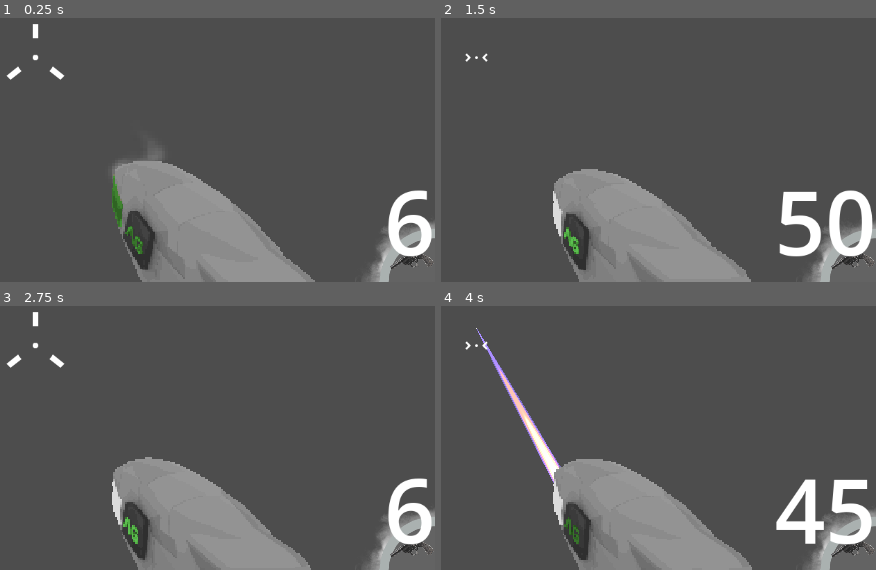
Above: before the commit, frames 1-4 (two rows, left to right).
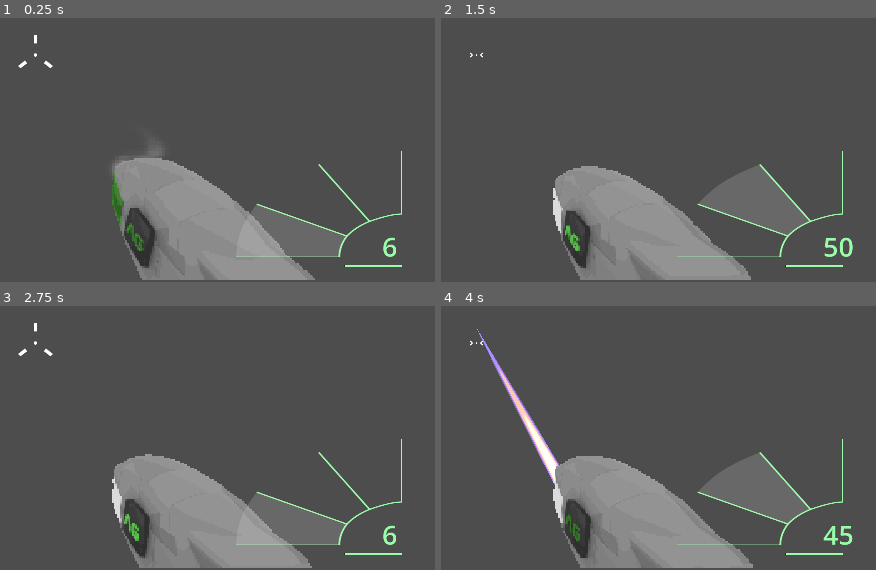
Above: after the commit, the same moments.

Repository: Titancki/roguelite-fps
Game: Godot game, scene res://entities/player/player.tscn
Same seed, same stepped clock (60 frames per second), same inputs: the game is played once before the commit and once after it. This scene is started directly instead of the project's main scene. Sound files missing from this copy of the repository are replaced by a short silence.
Inputs (mouse positions are in pixels of both pictures, inside the frame that each line leads up to):
- Up to frame 1 (0.25 s): no input
- Up to frame 2 (1.5 s): tap Enter at 0.5 s; move the mouse to (519, 54) at 0.52 s; hold W (up) from 0.53 s (still down); tap Mouse wheel down (scroll_down) at 0.6 s; tap Space (jump) at 0.77, 1.25 s; tap Mouse wheel up (scroll_up) at 0.8, 1.35 s; move the mouse to (outside the picture) at 1.27 s
- Up to frame 3 (2.75 s): keep holding W (up); tap Space (jump) at 1.52 s; tap Mouse wheel down (scroll_down) at 1.55, 2.1 s; move the mouse to (56, 337) at 2.02 s; tap Mouse wheel up (scroll_up) at 2.3 s
- Up to frame 4 (4 s): keep holding W (up); tap Enter at 2.75 s; move the mouse to (467, 353) at 2.77 s; tap Mouse wheel up (scroll_up) at 2.85, 3.8 s; tap Space (jump) at 3.02, 3.77 s; tap Mouse wheel down (scroll_down) at 3.05 s; move the mouse to (536, 350) at 3.52 s; press the mouse at (536, 350) at 3.53 s

The runs differ from the first frame. In frame 1, 7.0% of the frame differs, in the area x 1-100%, y 2-100%; in frame 2, 8.5%; in frame 3, 7.2%; in frame 4, 8.6%, in the area x 5-100%, y 8-100%.

Commit message:
fix scaling feat  weapon ui

Diff:
--- a/entities/player/player.gd
+++ b/entities/player/player.gd
@@ -22,6 +22,7 @@
 	# Example weapon setup
 	current_weapon = weapon_inventory.weapon_list[0]  # Load an example weapon
 	current_gun_ammo = current_weapon.max_ammo
+
 
 func _physics_process(delta: float) -> void:
 	if $UI.is_paused:
@@ -66,9 +67,11 @@
 	if Input.is_action_just_pressed("scroll_up"):
 		current_weapon = weapon_inventory.weapon_list[(weapon_inventory.weapon_list.find(current_weapon) + 1) % weapon_count]
 		current_gun_ammo = current_weapon.max_ammo
+		$UI.scroll_weapon_ui()
 	elif Input.is_action_just_pressed("scroll_down"):
 		current_weapon = weapon_inventory.weapon_list[(weapon_inventory.weapon_list.find(current_weapon) - 1) % weapon_count]
 		current_gun_ammo = current_weapon.max_ammo
+		$UI.scroll_weapon_ui()
 
 func _input(event):
 	if event is InputEventMouseMotion and not $UI.is_paused:
--- a/entities/player/player.tscn
+++ b/entities/player/player.tscn
@@ -1,16 +1,16 @@
-[gd_scene load_steps=52 format=3 uid="uid://ckrrkret35qkt"]
+[gd_scene load_steps=54 format=3 uid="uid://ckrrkret35qkt"]
 
 [ext_resource type="Texture2D" uid="uid://tkcwi2vx0oph" path="res://assets/sprites/crosshair102.png" id="1_fqpx8"]
 [ext_resource type="Script" path="res://entities/player/player.gd" id="1_h3c4q"]
-[ext_resource type="Texture2D" uid="uid://dsoiblpo7jqw2" path="res://assets/sprites/smoke_ring.png" id="3_i7sjb"]
 [ext_resource type="Texture2D" uid="uid://ffmfgn5xmevw" path="res://assets/sprites/crosshair031.png" id="3_navgw"]
 [ext_resource type="Texture2D" uid="uid://vtbt7exk8fxc" path="res://assets/weapons/laser_cutter/LaserCutter_BeamOvercharged_SpriteSheet.png" id="4_38jru"]
-[ext_resource type="Texture2D" uid="uid://br108y5uuhec2" path="res://assets/sprites/gun_min.png" id="4_c327g"]
 [ext_resource type="Texture2D" uid="uid://bi77hneuy1meh" path="res://assets/sprites/crosshair014.png" id="4_mwmtq"]
 [ext_resource type="Texture2D" uid="uid://dsdws7nswh1ew" path="res://assets/sprites/crosshair131.png" id="5_g187m"]
 [ext_resource type="Script" path="res://entities/player/ui.gd" id="6_p4qjh"]
 [ext_resource type="Texture2D" uid="uid://bwitmkbv1q1t0" path="res://assets/weapons/laser_cutter/hold.png" id="8_ul435"]
 [ext_resource type="PackedScene" uid="uid://cyfvnl8opkay5" path="res://ui/pause_menu.tscn" id="9_ew8xj"]
+[ext_resource type="Texture2D" uid="uid://cd81urps5xc4q" path="res://assets/sprites/ui wapon.png" id="10_b2wfp"]
+[ext_resource type="Texture2D" uid="uid://byqpa5c2j5ecc" path="res://assets/sprites/ui weapon fill1.png" id="11_7of6j"]
 
 [sub_resource type="CapsuleMesh" id="CapsuleMesh_wcpcf"]
 radius = 0.25
@@ -269,22 +269,22 @@
 "speed": 12.0
 }]
 
-[sub_resource type="StyleBoxFlat" id="StyleBoxFlat_fvqyr"]
-bg_color = Color(0.89, 0.89, 0.89, 0.14902)
-border_width_left = 8
-border_width_top = 8
-border_color = Color(0.664351, 0.692513, 0.688966, 1)
-corner_radius_top_left = 1024
-
-[sub_resource type="StyleBoxFlat" id="StyleBoxFlat_laq3y"]
-bg_color = Color(0.6, 0.6, 0.6, 0)
-border_width_left = 8
-border_width_top = 8
-border_color = Color(0.664351, 0.692513, 0.688966, 1)
-corner_radius_top_left = 1024
+[sub_resource type="StyleBoxTexture" id="StyleBoxTexture_05w45"]
+texture = ExtResource("10_b2wfp")
 
 [sub_resource type="LabelSettings" id="LabelSettings_0rhmy"]
-font_size = 128
+font_size = 64
+font_color = Color(0.603922, 0.984314, 0.662745, 1)
+
+[sub_resource type="Gradient" id="Gradient_sc7ks"]
+offsets = PackedFloat32Array(0, 0.00352113, 1)
+colors = PackedColorArray(0, 0, 0, 1, 0.603922, 0.984314, 0.662745, 1, 0.603922, 0.984314, 0.662745, 1)
+
+[sub_resource type="GradientTexture2D" id="GradientTexture2D_dm0bk"]
+gradient = SubResource("Gradient_sc7ks")
+
+[sub_resource type="StyleBoxTexture" id="StyleBoxTexture_jbt73"]
+texture = ExtResource("11_7of6j")
 
 [node name="Player" type="CharacterBody3D"]
 script = ExtResource("1_h3c4q")
@@ -323,102 +323,20 @@
 anchors_preset = 15
 anchor_right = 1.0
 anchor_bottom = 1.0
+offset_top = -6.0
+offset_bottom = -6.0
 grow_horizontal = 2
 grow_vertical = 2
 script = ExtResource("6_p4qjh")
 
 [node name="WeaponSprite" type="AnimatedSprite2D" parent="UI"]
 texture_filter = 1
-position = Vector2(575.5, 325.5)
-scale = Vector2(2.39792, 2.38889)
+scale = Vector2(4, 4)
 sprite_frames = SubResource("SpriteFrames_xfd6l")
 animation = &"overcharged"
 frame = 25
 frame_progress = 1.0
-
-[node name="Gun" type="Control" parent="UI"]
-layout_mode = 1
-anchor_left = 0.9
-anchor_top = 0.83
-anchor_right = 1.0
-anchor_bottom = 1.0
-grow_horizontal = 0
-grow_vertical = 0
-size_flags_horizontal = 3
-
-[node name="Cooldown_bar" type="TextureProgressBar" parent="UI/Gun"]
-layout_mode = 1
-anchors_preset = -1
-anchor_right = 0.5
-anchor_bottom = 0.5
-grow_horizontal = 2
-grow_vertical = 2
-scale = Vector2(4, 4)
-max_value = 1.0
-step = 0.1
-value = 1.0
-fill_mode = 5
-radial_fill_degrees = 90.0
-nine_patch_stretch = true
-texture_progress = ExtResource("3_i7sjb")
-
-[node name="Bg_panel" type="Panel" parent="UI/Gun"]
-layout_mode = 1
-anchors_preset = -1
-anchor_left = 0.3
-anchor_top = 0.3
-anchor_right = 1.0
-anchor_bottom = 1.0
-offset_left = 3.43323e-05
-offset_top = 1.14441e-05
-offset_right = 3.05176e-05
-offset_bottom = 1.52588e-05
-grow_horizontal = 2
-grow_vertical = 2
-theme_override_styles/panel = SubResource("StyleBoxFlat_fvqyr")
-
-[node name="Bg_panel2" type="Panel" parent="UI/Gun"]
-layout_mode = 1
-anchors_preset = -1
-anchor_left = 0.35
-anchor_top = 0.35
-anchor_right = 1.0
-anchor_bottom = 1.0
-offset_left = 3.43323e-05
-offset_top = 1.14441e-05
-offset_right = 3.05176e-05
-offset_bottom = 1.52588e-05
-grow_horizontal = 2
-grow_vertical = 2
-theme_override_styles/panel = SubResource("StyleBoxFlat_laq3y")
-
-[node name="NinePatchRect" type="NinePatchRect" parent="UI/Gun"]
-layout_mode = 1
-anchors_preset = -1
-anchor_left = 0.4
-anchor_top = 0.4
-anchor_right = 1.0
-anchor_bottom = 1.0
-grow_horizontal = 2
-grow_vertical = 2
-texture = ExtResource("4_c327g")
-region_rect = Rect2(-80, -568, 2000, 2000)
-axis_stretch_horizontal = 2
-axis_stretch_vertical = 2
-
-[node name="Ammo_txt" type="Label" parent="UI/Gun"]
-layout_mode = 1
-anchors_preset = 3
-anchor_left = 1.0
-anchor_top = 1.0
-anchor_right = 1.0
-anchor_bottom = 1.0
-offset_left = -73.0
-offset_top = -175.0
-grow_horizontal = 0
-grow_vertical = 0
-text = "6"
-label_settings = SubResource("LabelSettings_0rhmy")
+centered = false
 
 [node name="Reticule" type="Control" parent="UI"]
 layout_mode = 1
@@ -450,5 +368,59 @@
 visible = false
 layout_mode = 1
 
+[node name="Weaponpanel" type="Panel" parent="UI"]
+layout_mode = 1
+anchors_preset = -1
+anchor_left = 0.772
+anchor_top = 0.75
+anchor_right = 0.959
+anchor_bottom = 0.95
+offset_left = -40.0
+offset_top = -40.0
+grow_horizontal = 0
+grow_vertical = 0
+theme_override_styles/panel = SubResource("StyleBoxTexture_05w45")
+
+[node name="Ammo_txt" type="Label" parent="UI/Weaponpanel"]
+layout_mode = 1
+anchors_preset = 3
+anchor_left = 1.0
+anchor_top = 1.0
+anchor_right = 1.0
+anchor_bottom = 1.0
+offset_left = -47.968
+offset_top = -69.76
+offset_right = 25.032
+offset_bottom = 18.24
+grow_horizontal = 0
+grow_vertical = 0
+text = "6"
+label_settings = SubResource("LabelSettings_0rhmy")
+
+[node name="Cooldown_bar" type="TextureProgressBar" parent="UI/Weaponpanel"]
+layout_mode = 1
+anchors_preset = -1
+anchor_left = 0.65
+anchor_top = 1.08
+anchor_right = 1.0
+anchor_bottom = 1.1
+grow_horizontal = 0
+grow_vertical = 0
+max_value = 1.0
+step = 0.1
+value = 1.0
+radial_fill_degrees = 90.0
+nine_patch_stretch = true
+texture_progress = SubResource("GradientTexture2D_dm0bk")
+
+[node name="FillPanel" type="Panel" parent="UI/Weaponpanel"]
+layout_mode = 1
+anchors_preset = 15
+anchor_right = 1.0
+anchor_bottom = 1.0
+grow_horizontal = 2
+grow_vertical = 2
+theme_override_styles/panel = SubResource("StyleBoxTexture_jbt73")
+
 [connection signal="timeout" from="ReloadDelay" to="." method="_on_reload_delay_timeout"]
 [connection signal="animation_finished" from="UI/WeaponSprite" to="UI" method="_on_weapon_sprite_animation_finished"]
--- a/entities/player/ui.gd
+++ b/entities/player/ui.gd
@@ -2,7 +2,7 @@
 
 @onready var reload_delay : Timer = $"../ReloadDelay"
 @onready var player : CharacterBody3D = get_parent()
-@onready var gun_delay_bar := $Gun/Cooldown_bar
+@onready var gun_delay_bar := $Weaponpanel/Cooldown_bar
 @onready var pause_menu = $"Pause_menu"
 @onready	 var weapon_sprite = $WeaponSprite
 
@@ -16,7 +16,7 @@
 # Called every frame. 'delta' is the elapsed time since the previous frame.
 func _process(delta: float) -> void:
 	change_reticule()
-	$Gun/Ammo_txt.set_text(str(snapped(player.current_gun_ammo, 1)))
+	$Weaponpanel/Ammo_txt.set_text(str(snapped(player.current_gun_ammo, 1)))
 
 	if not reload_delay.is_stopped():
 		gun_delay_bar.value = 1.0 - reload_delay.time_left / reload_delay.wait_time
@@ -33,7 +33,7 @@
 		else:
 			weapon_sprite.play("hold")
 
-
+	update_to_viewport_size()
 
 func _input(event):
 	if Input.is_action_just_pressed("pause"):
@@ -72,3 +72,29 @@
 
 func _on_weapon_sprite_animation_finished() -> void:
 	can_anim_change = true
+
+func scroll_weapon_ui() -> void:
+	var weapon_index = (player.weapon_inventory.weapon_list.find(player.current_weapon) + 1) % player.weapon_inventory.weapon_list.size()
+	var panel = $Weaponpanel/FillPanel
+	print(weapon_index)
+
+	# Load the texture based on weapon index or weapon type
+	var texture_path = ""
+	match weapon_index:
+		1:
+			texture_path = "res://assets/sprites/ui weapon fill1.png"
+		2:
+			texture_path = "res://assets/sprites/ui weapon fill2.png"
+		3:
+			texture_path = "res://assets/sprites/ui weapon fill3.png"
+		_:
+			texture_path = "res://assets/sprites/ui weapon fill3.png"
+
+	var texture = load(texture_path)
+	if texture:
+		var new_stylebox = StyleBoxTexture.new()
+		new_stylebox.texture = texture
+		panel.add_theme_stylebox_override("panel", new_stylebox)
+
+func update_to_viewport_size():
+	weapon_sprite.scale = Vector2(get_viewport().size.x / 480, get_viewport().size.y / 270)
--- a/game.tscn
+++ b/game.tscn
@@ -1,11 +1,12 @@
 [gd_scene load_steps=7 format=3 uid="uid://dr6n75ne30x2a"]
 
 [ext_resource type="PackedScene" uid="uid://2yvvnxidt4wh" path="res://rooms/room_1.tscn" id="1_btmex"]
-[ext_resource type="Texture2D" uid="uid://dw2m21dyvuhsi" path="res://assets/sky_seamless_texture_5885.jpg" id="1_qmvc1"]
 [ext_resource type="PackedScene" uid="uid://ckrrkret35qkt" path="res://entities/player/player.tscn" id="2_sy2bp"]
 
+[sub_resource type="CompressedTexture2D" id="CompressedTexture2D_jbndb"]
+
 [sub_resource type="PanoramaSkyMaterial" id="PanoramaSkyMaterial_v6xh6"]
-panorama = ExtResource("1_qmvc1")
+panorama = SubResource("CompressedTexture2D_jbndb")
 
 [sub_resource type="Sky" id="Sky_h4q0y"]
 sky_material = SubResource("PanoramaSkyMaterial_v6xh6")
--- a/project.godot
+++ b/project.godot
@@ -14,6 +14,11 @@
 run/main_scene="res://game.tscn"
 config/features=PackedStringArray("4.3", "GL Compatibility")
 config/icon="res://icon.svg"
+
+[display]
+
+window/size/viewport_width=1920
+window/size/viewport_height=1080
 
 [input]
 
--- a/weapons/projectile/projectile.gd
+++ b/weapons/projectile/projectile.gd
@@ -16,5 +16,5 @@
 		queue_free()  # Remove the projectile when its lifetime ends
 
 
-func _on_area_3d_body_entered(body: Node3D) -> void:
+func _on_area_3d_body_entered(_body: Node3D) -> void:
 	queue_free()
--- a/weapons/weapon_inventory.tres
+++ b/weapons/weapon_inventory.tres
@@ -1,12 +1,11 @@
-[gd_resource type="Resource" script_class="WeaponInventory" load_steps=7 format=3 uid="uid://bpqry88e5gc0b"]
+[gd_resource type="Resource" script_class="WeaponInventory" load_steps=6 format=3 uid="uid://bpqry88e5gc0b"]
 
 [ext_resource type="Script" path="res://weapons/WeaponInventory.gd" id="1_8ev5l"]
 [ext_resource type="Script" path="res://weapons/weapon.gd" id="2_o83uv"]
 [ext_resource type="Resource" uid="uid://cue1elsyih1pe" path="res://weapons/pistol.tres" id="3_4vq1w"]
-[ext_resource type="Resource" uid="uid://5h6bwjv24bvv" path="res://weapons/smg.tres" id="4_1wmvb"]
 [ext_resource type="Resource" uid="uid://cs1as7cxdw6ji" path="res://weapons/laser_cutter.tres" id="5_hvtsd"]
 [ext_resource type="Resource" uid="uid://jb0blj2v2ydw" path="res://weapons/launcher.tres" id="6_e3kjb"]
 
 [resource]
 script = ExtResource("1_8ev5l")
-weapon_list = Array[ExtResource("2_o83uv")]([ExtResource("3_4vq1w"), ExtResource("5_hvtsd"), ExtResource("6_e3kjb"), ExtResource("4_1wmvb")])
+weapon_list = Array[ExtResource("2_o83uv")]([ExtResource("3_4vq1w"), ExtResource("5_hvtsd"), ExtResource("6_e3kjb")])
Binary file added: assets/sprites/ui wapon.png
Not shown, added: assets/sprites/ui wapon.png.import
Binary file added: assets/sprites/ui weapon fill1.png
Not shown, added: assets/sprites/ui weapon fill1.png.import
Binary file added: assets/sprites/ui weapon fill2.png
Not shown, added: assets/sprites/ui weapon fill2.png.import
Binary file added: assets/sprites/ui weapon fill3.png
Not shown, added: assets/sprites/ui weapon fill3.png.import
Not shown, changed: .DS_Store
Not shown, changed: assets/.DS_Store
Not shown, added: assets/sprites/ui wapon.pdf
Not shown, added: assets/sprites/ui weapon fill1.pdf
(and 3 more such lines)
